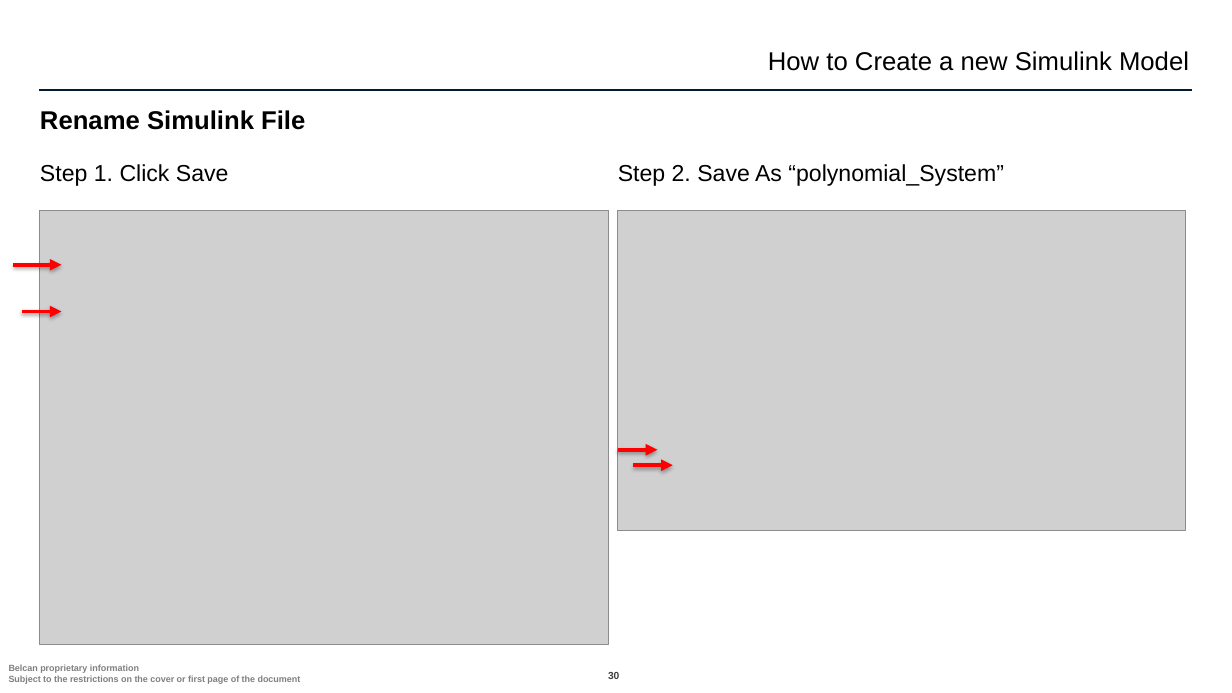
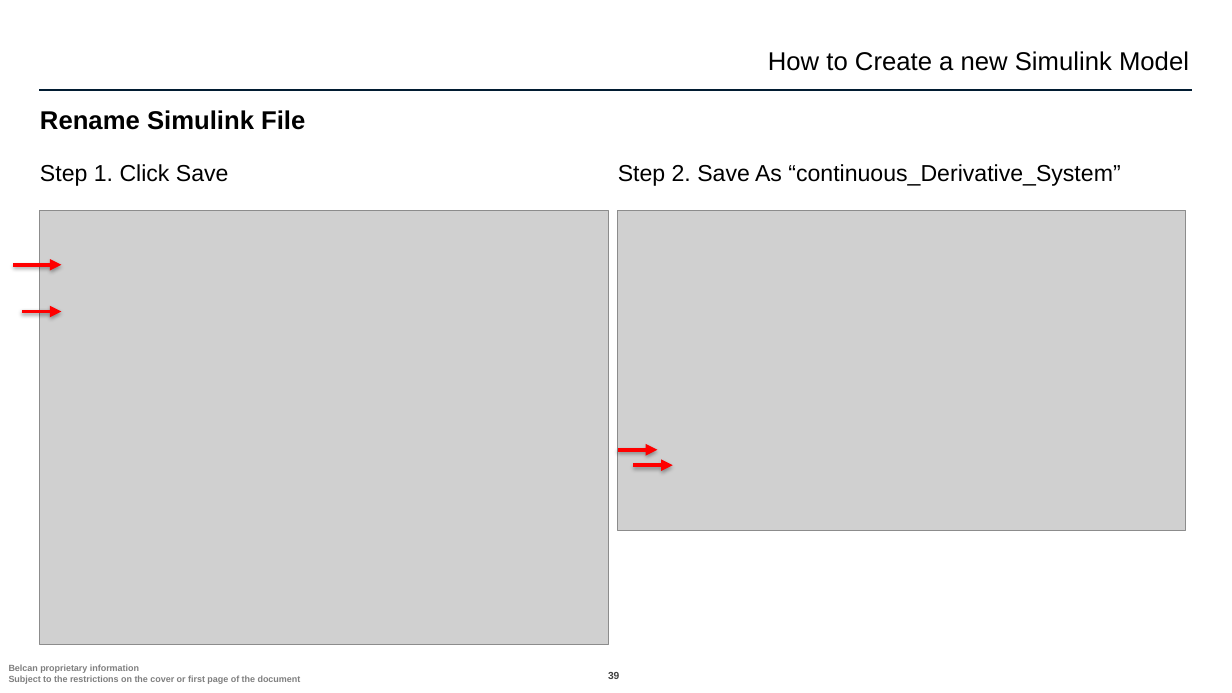
Before and after one commit to ntylerbelcan/aviation-controls-simulink-training-Belcan, a slide deck: slide 39 of ch02/Chapter 2 02_derivative_System.pptx (slide 30 before the commit). Drawn at 1232x693 pixels with LibreOffice and Linux fonts; fonts in the diff are those of the drawing; grey boxes stand for pictures; background and template pictures are left out. Boxes give left, top, right and bottom in pixels: in the first picture for what was removed or moved away, otherwise in the second. Text is boxed around its words. In the diff, an @@ line names an element or a change of style, - is before the commit and + after.

```diff
--- a/ch02/Chapter 2 02_derivative_System.pptx
+++ b/ch02/Chapter 2 02_derivative_System.pptx
@@ text at (x1=618, y1=164, x2=1120, y2=186): text changed @@
-Step 2. Save As “polynomial_System”
+Step 2. Save As “continuous_Derivative_System”
```
Also in this commit, not shown: 8 other slides changed, 10 slides added, 11 other files.
